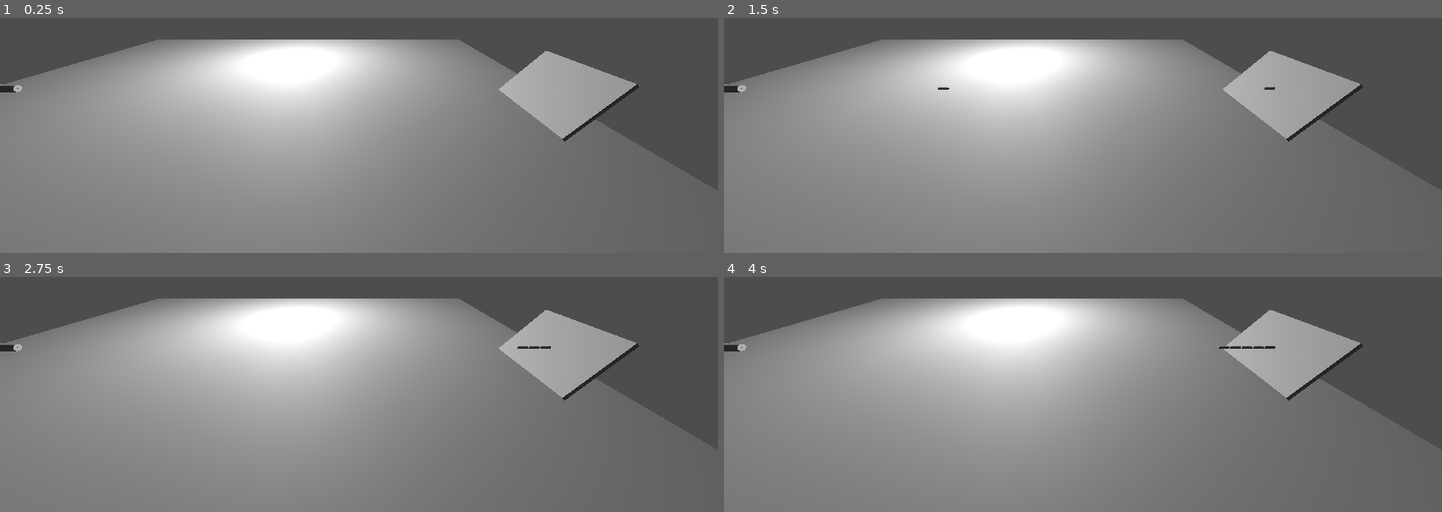
Above: before the commit, frames 1-4 (two rows, left to right).
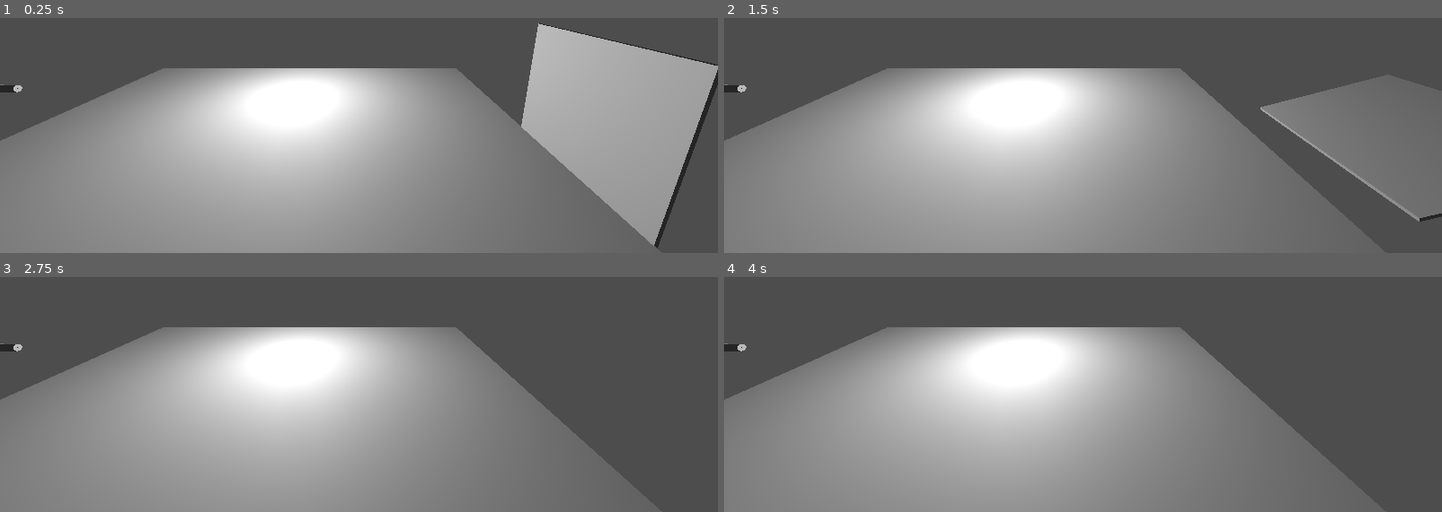
Above: after the commit, the same moments.

Repository: KrzysztofSieczkiewicz/Godot-ArmorPenetrationTest
Game: Godot game, scene res://Main.tscn
Same seed, same stepped clock (60 frames per second), same inputs: the game is played once before the commit and once after it.
Inputs (mouse positions are in pixels of both pictures, inside the frame that each line leads up to):
- Up to frame 1 (0.25 s): no input
- Up to frame 2 (1.5 s): tap Enter at 0.5 s; move the mouse to (1240, 32) at 0.52 s; click (1240, 32) at 0.6 s; tap Space at 1.25 s; move the mouse to (939, 72) at 1.27 s; click (939, 72) at 1.35 s
- Up to frame 3 (2.75 s): tap Enter at 2 s; move the mouse to (outside the picture) at 2.02 s; click (outside the picture) at 2.1 s
- Up to frame 4 (4 s): tap Space at 2.75 s; move the mouse to (1047, 392) at 2.77 s; click (1047, 392) at 2.85 s; tap Enter at 3.5 s; move the mouse to (1298, 371) at 3.52 s; click (1298, 371) at 3.6 s

The runs differ from the first frame. In frame 1, 38% of the frame differs, in the area x 0-100%, y 2-99%; in frame 2, 36%; in frame 3, 33%; in frame 4, 33%.

Commit message:
added projectile drop with simplified drag

Diff:
--- a/Armor/Armor.tscn
+++ b/Armor/Armor.tscn
@@ -1,10 +1,10 @@
 [gd_scene load_steps=3 format=3 uid="uid://jupn6afamq04"]
 
 [sub_resource type="BoxShape3D" id="BoxShape3D_6nrul"]
-size = Vector3(3, 2, 0.1)
+size = Vector3(5, 5, 0.1)
 
 [sub_resource type="BoxMesh" id="BoxMesh_8nmin"]
-size = Vector3(3, 2, 0.1)
+size = Vector3(5, 5, 0.1)
 
 [node name="Armor" type="RigidBody3D"]
 gravity_scale = 0.0
--- a/Main.tscn
+++ b/Main.tscn
@@ -27,10 +27,10 @@
 camera_attributes = SubResource("CameraAttributesPractical_r0du0")
 
 [node name="Cannon" parent="." instance=ExtResource("1_glv2v")]
-transform = Transform3D(1, 0, 0, 0, 1, 0, 0, 0, 1, 0, 1, 8)
+transform = Transform3D(1, 0, 0, 0, 1, 0, 0, 0, 1, 0, 3, 8)
 
 [node name="Armor" parent="." instance=ExtResource("2_uu6xs")]
-transform = Transform3D(1, 0, 0, 0, 0.70710677, 0.70710677, 0, -0.70710677, 0.70710677, 0, 1, -9)
+transform = Transform3D(1, 0, 0, 0, 0.99999994, 0, 0, 0, 0.99999994, 0, 2, -10)
 
 [node name="Camera3D" type="Camera3D" parent="."]
-transform = Transform3D(-4.222196e-08, -0.25881907, 0.9659258, -1.131334e-08, 0.9659259, 0.25881907, -1, 8.881784e-16, -4.371139e-08, 7.065508, 4, -3.3647938)
+transform = Transform3D(-4.222196e-08, -0.25881907, 0.9659258, -1.131334e-08, 0.9659259, 0.25881907, -1, 8.881784e-16, -4.371139e-08, 7.065508, 6, -3.3647938)
--- a/Projectile/Projectile_AP.gd
+++ b/Projectile/Projectile_AP.gd
@@ -1,30 +1,49 @@
 extends CharacterBody3D
 
-@export var SPEED: float= 50.0;
-
-@onready var mesh = $MeshInstance3D
-@onready var collider = $CollisionShape3D
+@export var MUZZLE_VELOCITY: float= 600.0;
+@export var MASS: float = 6.79;
+@export var DRAG_FACTOR: float = 0.05; # Note: DRAG_FACTOR replaces the complex (1/2 * rho * A * C_d) physics term
 
 var initial_direction: Vector3 = Vector3.ZERO
 
 func _ready() -> void:
 	if initial_direction != Vector3.ZERO:
-		velocity = initial_direction * SPEED
+		velocity = initial_direction * MUZZLE_VELOCITY
 		look_at(global_position + velocity, Vector3.UP)
 
 func _physics_process(delta: float) -> void:
-	# calculate movement vector:
+	# Apply gravity
+	velocity += get_gravity() * delta
+
+	# Rotate the projectile to match the velocity vector
+	if velocity.length_squared() > 0.01:
+		var current_speed = velocity.length()
+		var drag_force_magnitude = DRAG_FACTOR * (current_speed * current_speed)
+		var drag_acceleration_magnitude = drag_force_magnitude / MASS
+		var drag_deceleration = velocity.normalized() * drag_acceleration_magnitude
+		velocity -= drag_deceleration * delta
+
+		look_at(global_position + velocity, Vector3.UP)
+
+	# Calculate and handle motion vecotr
 	var motion: Vector3 = velocity * delta
-
 	var collision: KinematicCollision3D = move_and_collide(motion)
 
 	if collision:
 		_handle_collision(collision);
 
+
 func _handle_collision(collision_info: KinematicCollision3D) -> void:
 	var body_hit = collision_info.get_collider()
 
-	var collision_angle = collision_info.get_angle()
+	var impact_velocity: Vector3 = velocity.normalized()
+	var surface_normal: Vector3 = collision_info.get_normal()
 
-	push_warning("Collision detected! Collided body: %s" % body_hit)
-	push_warning("Collision detected! Collision angle %s" % rad_to_deg(collision_angle))
+	var cos_angle = abs(impact_velocity.dot(surface_normal))
+	var angle_between_velocity_and_normal = acos(cos_angle)
+	var angle_deg = rad_to_deg(angle_between_velocity_and_normal)
+
+	var angle_of_impact = 90.0 - angle_deg
+
+	push_warning("Collision detected! Collision angle %s" % angle_of_impact)
+	#queue_free()
--- a/project.godot
+++ b/project.godot
@@ -22,3 +22,7 @@
 "events": [Object(InputEventMouseButton,"resource_local_to_scene":false,"resource_name":"","device":-1,"window_id":0,"a …(253 unchanged characters)…
 ]
 }
+
+[physics]
+
+3d/physics_engine="Jolt Physics"
